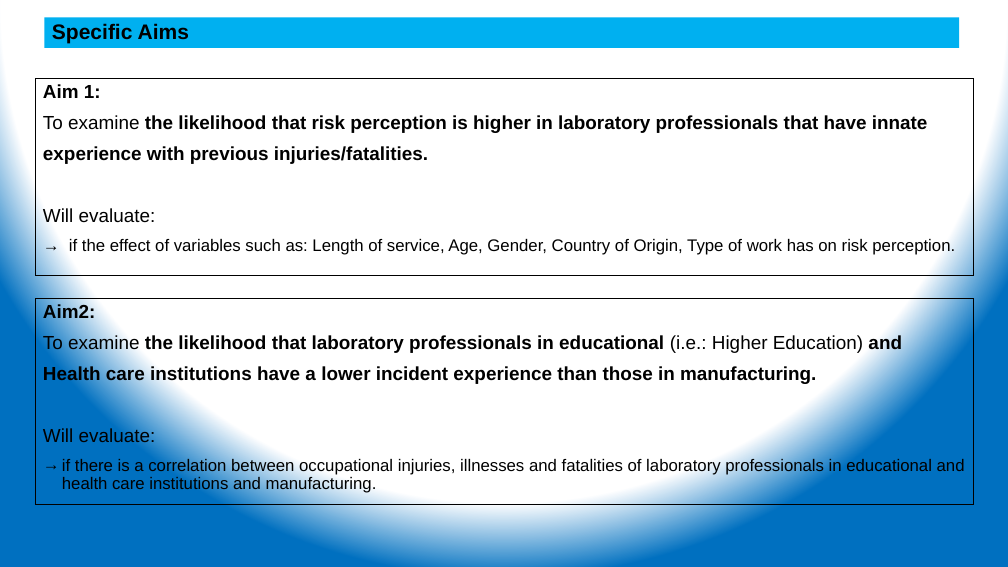
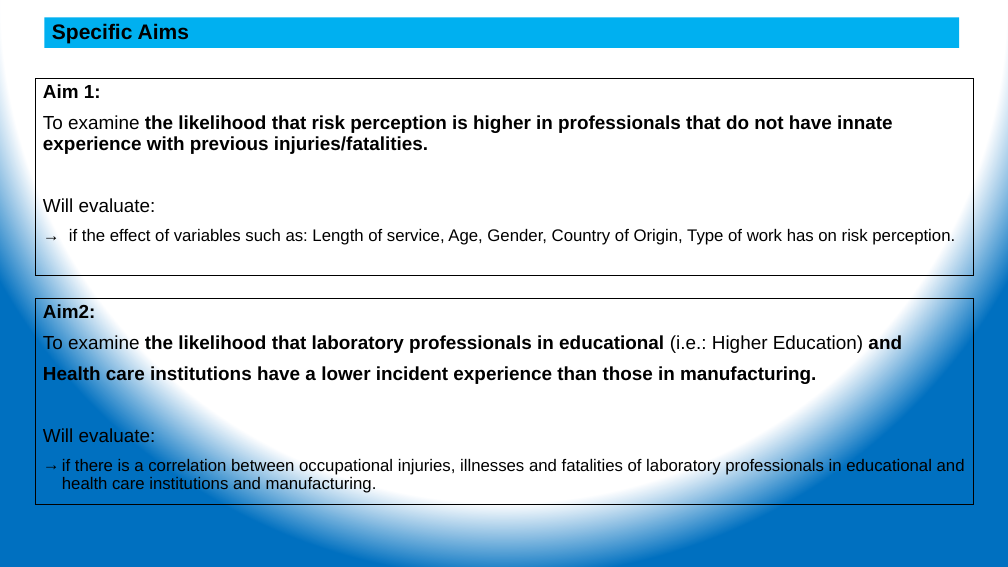
Before and after one commit to ehsintegration/yfd-phd-bls-data, a slide deck: slide 4 of D2-documentation/YennyF.Diaz-Risk Percep &Injuries_CommitteeUdate 11-02-20.pptx. Drawn at 1008x567 pixels with LibreOffice and Linux fonts; fonts in the diff are those of the drawing. Boxes give left, top, right and bottom in pixels: in the first picture for what was removed or moved away, otherwise in the second. Text is boxed around its words. In the diff, an @@ line names an element or a change of style, - is before the commit and + after.

```diff
--- a/D2-documentation/YennyF.Diaz-Risk Percep &Injuries_CommitteeUdate 11-02-20.pptx
+++ b/D2-documentation/YennyF.Diaz-Risk Percep &Injuries_CommitteeUdate 11-02-20.pptx
@@ text in rectangle at bbox=[43, 115, 893, 154]: text changed @@
-To examine the likelihood that risk perception is higher in laboratory professionals that have innate
-experience with previous injuries/fatalities.
+To examine the likelihood that risk perception is higher in professionals that do not have innate experience with previous injuries/fatalities.
```
Also in this commit, not shown: 2 other slides changed, 21 slides added, 4 slides removed, 2 other files.
